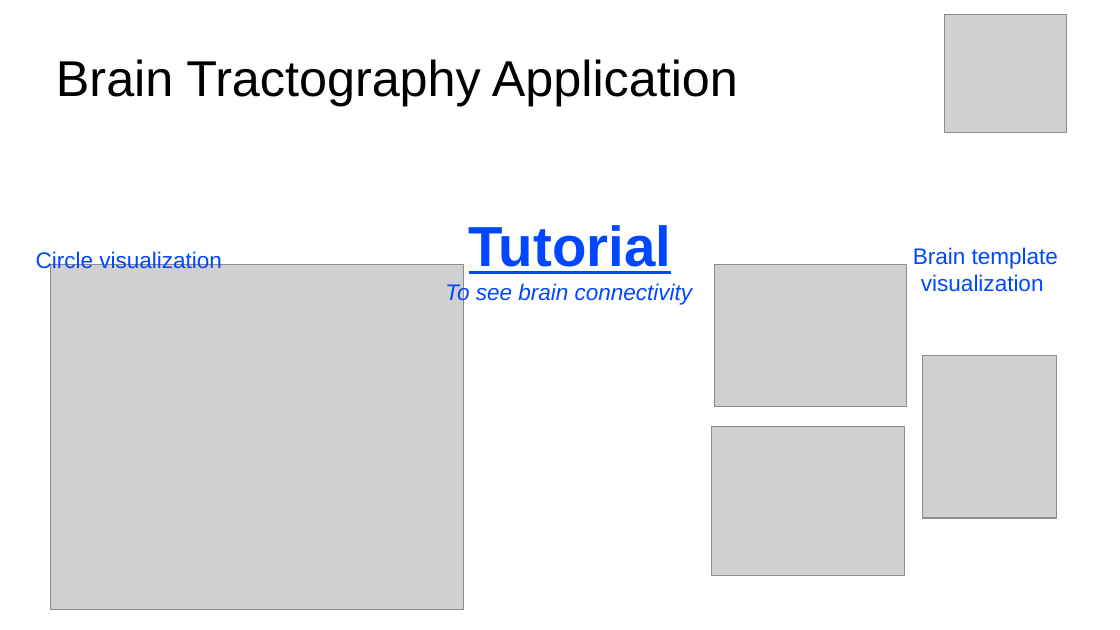
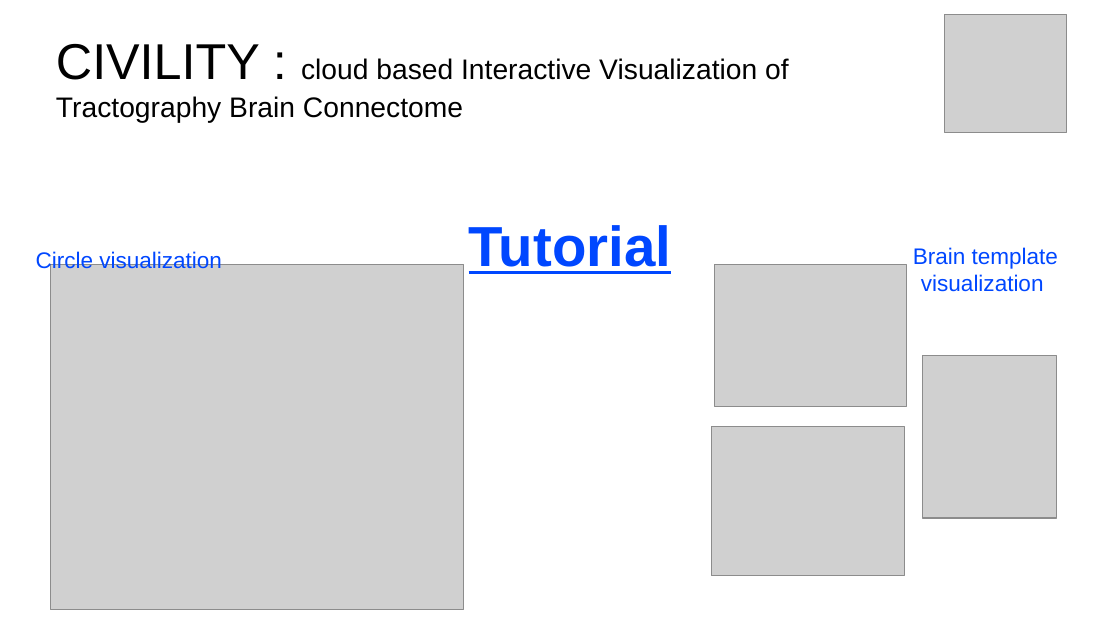
Before and after one commit to NIRALUser/CIVILITY, a slide deck: slide 1 of Documentation/tutoBrainTractographyApp.odp. Drawn at 1120x630 pixels with LibreOffice and Linux fonts; fonts in the diff are those of the drawing; grey boxes stand for pictures; background and template pictures are left out. Boxes give left, top, right and bottom in pixels: in the first picture for what was removed or moved away, otherwise in the second. Text is boxed around its words. In the diff, an @@ line names an element or a change of style, - is before the commit and + after.

```diff
--- a/Documentation/tutoBrainTractographyApp.odp
+++ b/Documentation/tutoBrainTractographyApp.odp
@@ title at box(56, 44, 789, 123): text changed; size 35.7 to 20 pt @@
-Brain Tractography Application
+CIVILITY : cloud based Interactive Visualization of Tractography Brain Connectome
@@ text removed at box(445, 282, 693, 305) @@
-To see brain connectivity
```
Also in this commit, not shown: 12 other slides changed, 8 slides added, 2 slides removed, 1 other file.
